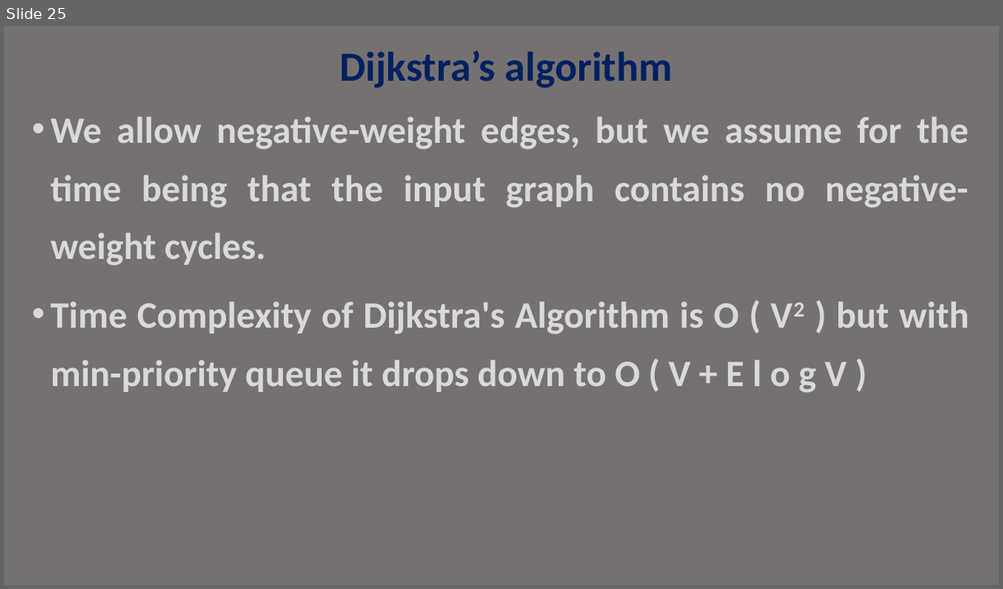
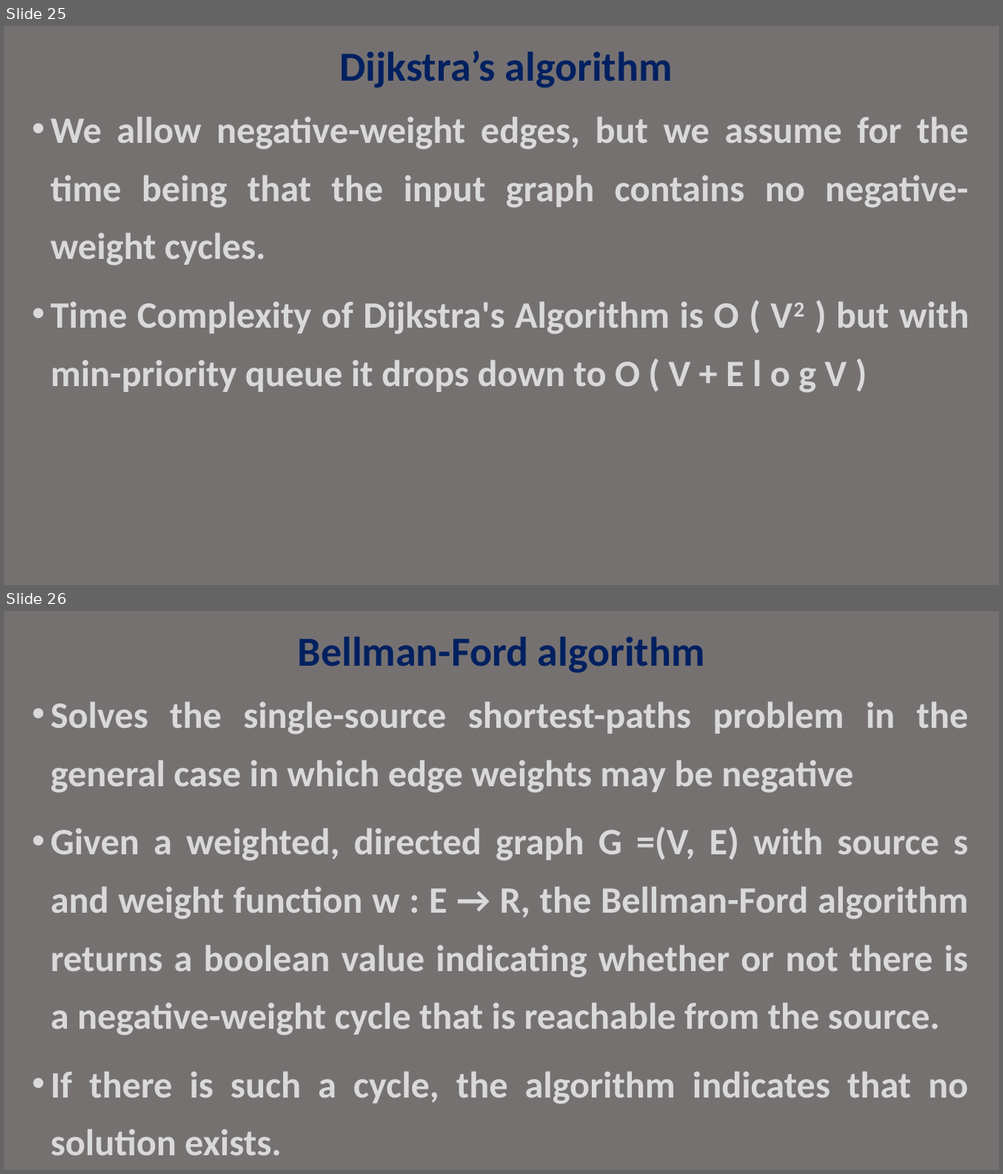
Before and after one commit to janakimeena/Old_Repo_22, a slide deck: Ex11a/dijkstra.pptx. Shown one above the other, each under a label of ours: slide 25 before the commit, slides 25 and 26 after it. The pictures are 1003x589 and 1003x1174 pixels, drawn with LibreOffice and Linux fonts; fonts in the diff are those of the drawing. Boxes give left, top, right and bottom in pixels: in the first picture for what was removed or moved away, otherwise in the second. Text is boxed around its words. In the diff, an @@ line names an element or a change of style, - is before the commit and + after.

```diff
--- a/Ex11a/dijkstra.pptx
+++ b/Ex11a/dijkstra.pptx
@@ slide 26 added at box(4, 611, 999, 1170), background #767171 @@
@@ title added at box(298, 637, 705, 673), 40 pt, text #002060, bold @@
+Bellman-Ford algorithm
@@ text added at box(51, 702, 968, 1156), 36 pt, text #D9D9D9, bold @@
+• Solves the single-source shortest-paths problem in the general case in which edge weights may be negative
+• Given a weighted, directed graph G =(V, E) with source s and weight function w : E → R, the Bellman-Ford algorithm returns a boolean value indicating whether or not there is a negative-weight cycle that is reachable from the source.
+• If there is such a cycle, the algorithm indicates that no solution exists.
```
Also in this commit, not shown: 2 slides changed, 28 other slides added, 2 slides removed, 1 other file.
